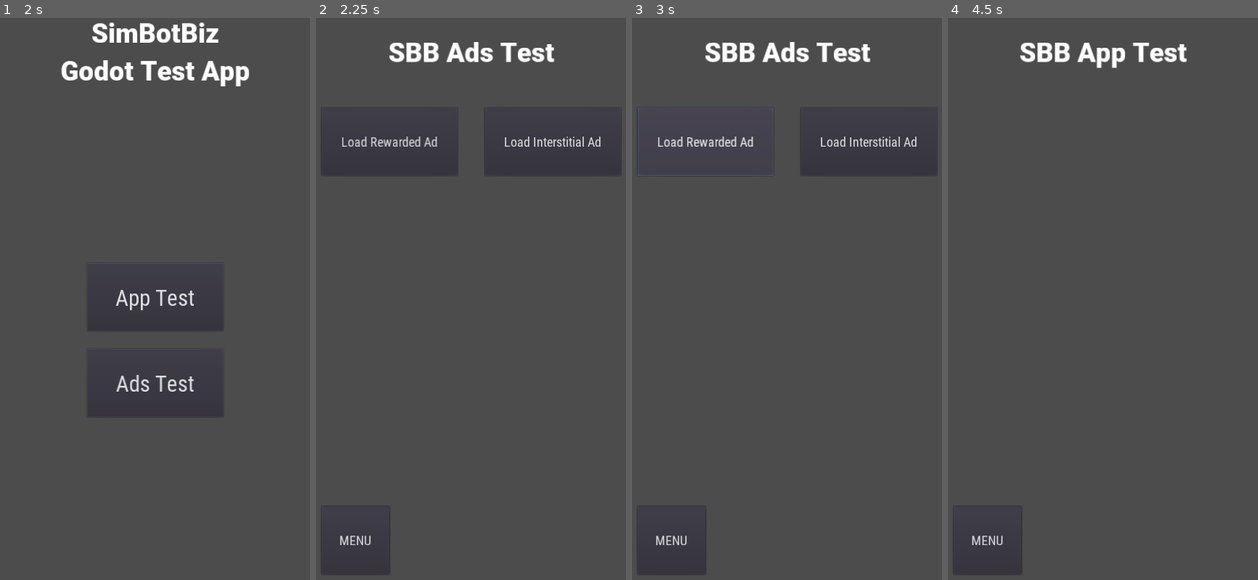
Above: before the commit, frames 1-4 (left to right).
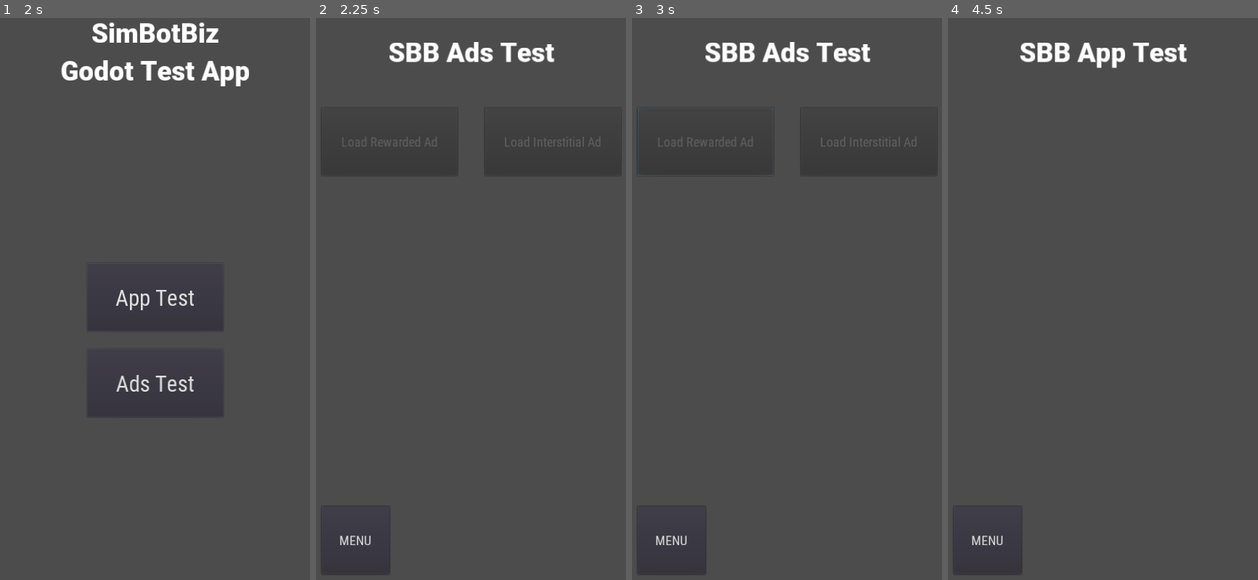
Above: after the commit, the same moments.

Repository: SimBotBiz/Godot-SBBAds
Game: Godot game, scene res://Menu.tscn
Same seed, same stepped clock (60 frames per second), same inputs: the game is played once before the commit and once after it.
Inputs (mouse positions are in pixels of both pictures, inside the frame that each line leads up to):
- Up to frame 1 (2 s): click "App Test" at 0.5 s; click "MENU" at 1.25 s
- Up to frame 2 (2.25 s): click "Ads Test" at 2 s
- Up to frame 3 (3 s): click (706, 141) at 2.75 s, where only the run before the commit has a clickable "Load Rewarded Ad"
- Up to frame 4 (4.5 s): click "MENU" at 3.5 s; click "App Test" at 4.25 s

Frame 1 is identical in both runs. In frame 2, 0.5% of the frame differs, in the area x 8-92%, y 21-23%; in frame 3, 0.5%; in frame 4, nothing differs.
Error before the commit: Invalid call. Nonexistent function 'loadRewardedAd' in base 'Nil'. (res://AdsTest.gd:52)

Commit message:
Java is boring

Diff:
--- a/example/AdsTest.gd
+++ b/example/AdsTest.gd
@@ -29,12 +29,15 @@
 	match p_state:
 		"loading":
 			rewarded_ad_ready = false
+			$RewardedAdBtn.disabled = true
 			$RewardedAdBtn.text = "Loading..."
 		"ready":
 			rewarded_ad_ready = true
+			$RewardedAdBtn.disabled = false
 			$RewardedAdBtn.text = "Show Rewarded Ad"
 		"error", _:
 			rewarded_ad_ready = false
+			$RewardedAdBtn.disabled = false
 			$RewardedAdBtn.text = "Load Rewarded Ad"
 
 # Signals
@@ -45,12 +48,12 @@
 
 
 func _on_RewardedAdBtn_pressed() -> void:
-
-	if rewarded_ad_ready:
-		psa.showRewardedAd()
-	else:
-		psa.loadRewardedAd(rewarded_ad_uid)
-		rewarded_ad_set_state("loading")
+	if psa:
+		if rewarded_ad_ready:
+			psa.showRewardedAd()
+		else:
+			psa.loadRewardedAd(rewarded_ad_uid)
+			rewarded_ad_set_state("loading")
 
 
 func _on_InterstitialAdBtn_pressed() -> void:
@@ -64,6 +67,13 @@
 	print(p_message)
 	print_app(p_message)
 
+
+# Init
+#
+func _on_initialization_complete() -> void:
+	print("_on_initialization_complete")
+	$RewardedAdBtn.disabled = false
+	#$InterstitialAdBtn.disabled = false
 
 # Rewarded Ad Load
 #
--- a/example/AdsTest.tscn
+++ b/example/AdsTest.tscn
@@ -60,6 +60,7 @@
 margin_right = -30.0
 margin_bottom = 373.0
 custom_fonts/font = ExtResource( 4 )
+disabled = true
 text = "Load Rewarded Ad"
 clip_text = true
 
@@ -71,6 +72,7 @@
 margin_right = 330.0
 margin_bottom = 373.0
 custom_fonts/font = ExtResource( 4 )
+disabled = true
 text = "Load Interstitial Ad"
 clip_text = true
 [connection signal="pressed" from="MenuBtn" to="." method="_on_MenuBtn_pressed"]
Not shown, changed: sbbads/play-services-ads/java/SBBPlayServicesAds.java
Not shown, changed: sbbtest/test/java/SBBTest.java
